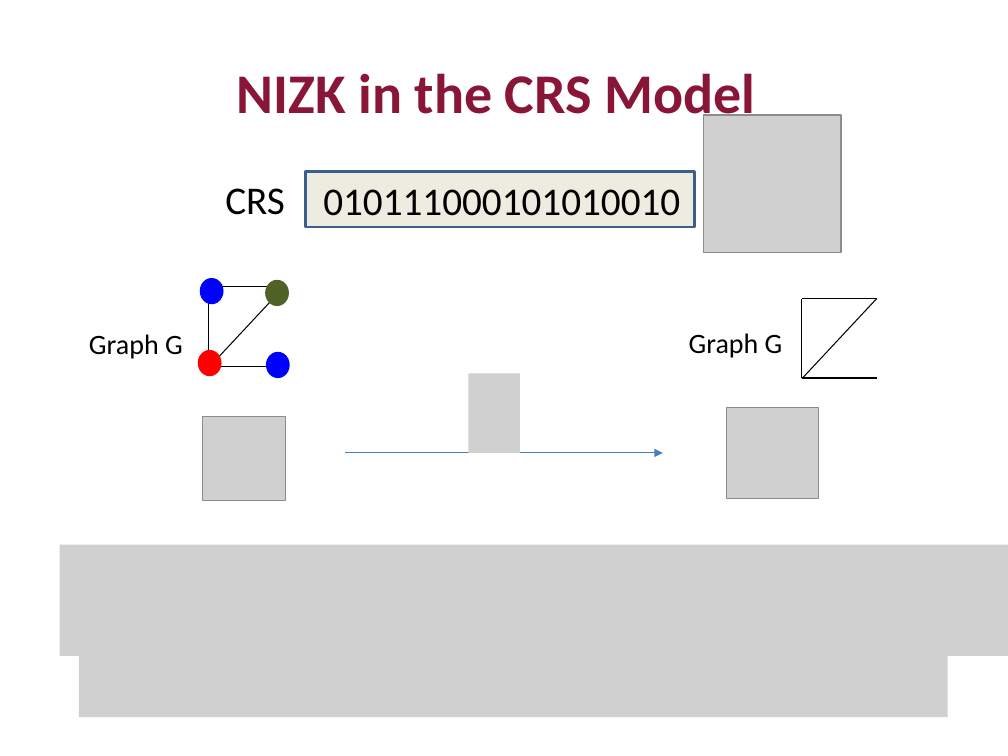
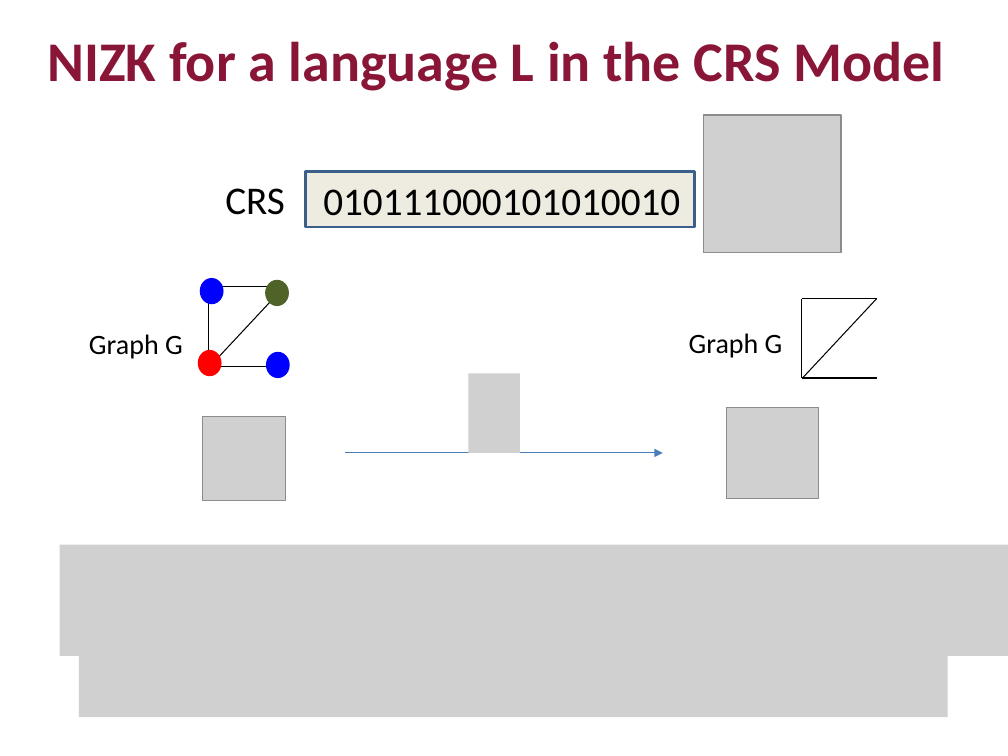
Before and after one commit to mit6875/mit6875.github.io, a slide deck: slide 8 of FA23SLIDES/lec16.pptx. Drawn at 1008x756 pixels with LibreOffice and Linux fonts; fonts in the diff are those of the drawing; grey boxes stand for pictures. Boxes give left, top, right and bottom in pixels: in the first picture for what was removed or moved away, otherwise in the second. Text is boxed around its words. In the diff, an @@ line names an element or a change of style, - is before the commit and + after.

```diff
--- a/FA23SLIDES/lec16.pptx
+++ b/FA23SLIDES/lec16.pptx
@@ text at bbox=[47, 41, 944, 91]: text changed @@
-NIZK in the CRS Model
+NIZK for a language L in the CRS Model
```
Also in this commit, not shown: 7 other slides changed, 5 slides added, 22 slides removed, 3 other files.
